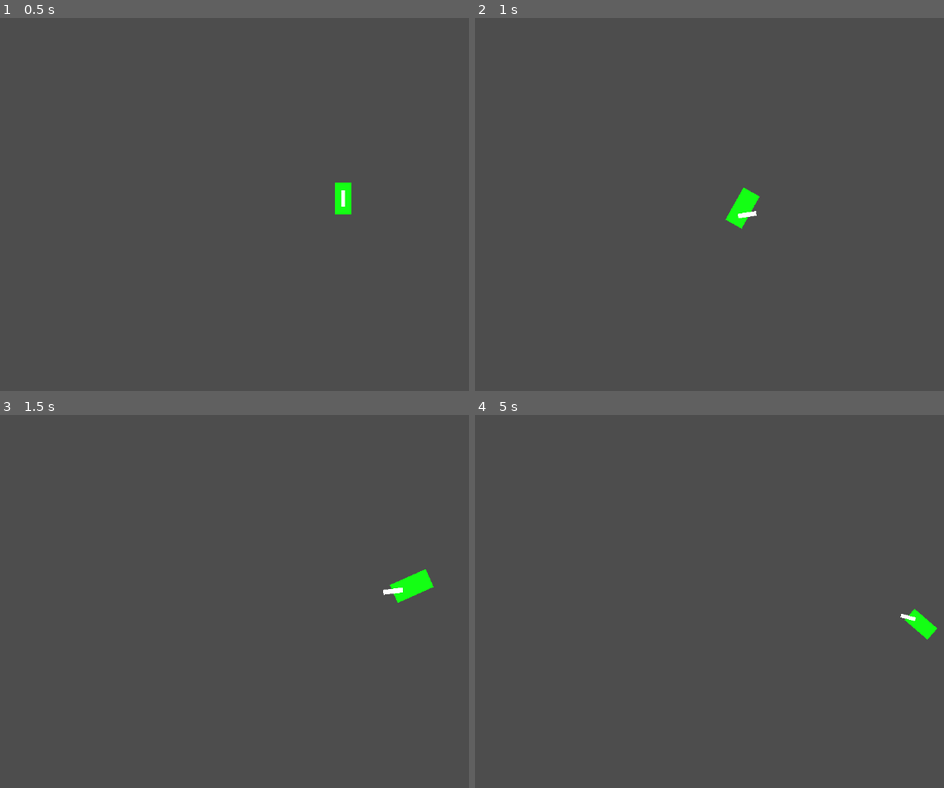
Above: before the commit, frames 1-4 (two rows, left to right).
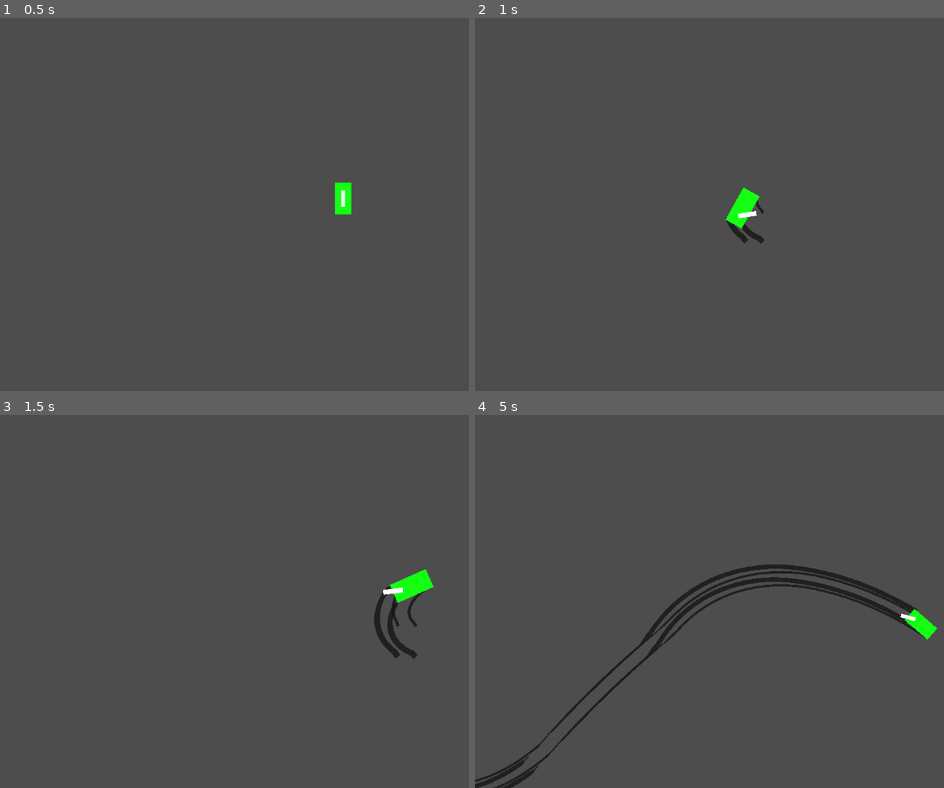
Above: after the commit, the same moments.

Repository: Denomycor/piratesoftware-16
Game: Godot game, scene res://assets/scenes/levels/arena.tscn
Same seed, same stepped clock (60 frames per second), same inputs: the game is played once before the commit and once after it. This scene is started directly instead of the project's main scene.
Inputs (mouse positions are in pixels of both pictures, inside the frame that each line leads up to):
- Up to frame 1 (0.5 s): no input
- Up to frame 2 (1 s): tap Enter at 0.5 s; move the mouse to (outside the picture) at 0.52 s; click (outside the picture) at 0.67 s
- Up to frame 3 (1.5 s): move the mouse to (206, 616) at 1.27 s; click (206, 616) at 1.42 s
- Up to frame 4 (5 s): move the mouse to (887, 511) at 2.02 s; click (887, 511) at 2.17 s; move the mouse to (784, 672) at 2.77 s; click (784, 672) at 2.92 s; move the mouse to (outside the picture) at 3.52 s; click (outside the picture) at 3.67 s; move the mouse to (611, 538) at 4.27 s; click (611, 538) at 4.42 s

Frame 1 is identical in both runs. In frame 2, 0.2% of the frame differs, in the area x 53-62%, y 48-61%; in frame 3, 0.5%; in frame 4, 3.0%, in the area x 0-98%, y 40-100%.

Commit message:
drift lines draft

Diff:
--- a/assets/scenes/car/car.tscn
+++ b/assets/scenes/car/car.tscn
@@ -1,8 +1,9 @@
-[gd_scene load_steps=6 format=3 uid="uid://drcpxeie725b"]
+[gd_scene load_steps=7 format=3 uid="uid://drcpxeie725b"]
 
 [ext_resource type="Script" path="res://assets/scripts/car/car.gd" id="1_nqiho"]
 [ext_resource type="PackedScene" uid="uid://cwf5k547vtn3f" path="res://assets/scenes/weapons/weapon.tscn" id="1_uckfq"]
 [ext_resource type="Script" path="res://assets/scripts/car/boom_arm.gd" id="3_g02g4"]
+[ext_resource type="Script" path="res://assets/scripts/wheel.gd" id="4_wkcph"]
 
 [sub_resource type="PhysicsMaterial" id="PhysicsMaterial_kt83k"]
 bounce = 0.1
@@ -39,3 +40,35 @@
 max_speed = 400.0
 
 [node name="Camera2D" type="Camera2D" parent="BoomArm"]
+
+[node name="Wheel" type="Node2D" parent="."]
+position = Vector2(9, -15)
+script = ExtResource("4_wkcph")
+max_width = 3.0
+point_duration = 8.0
+min_drift_strength = 30.0
+max_drift_strength = 100.0
+
+[node name="Wheel2" type="Node2D" parent="."]
+position = Vector2(-9, -15)
+script = ExtResource("4_wkcph")
+max_width = 3.0
+point_duration = 8.0
+min_drift_strength = 30.0
+max_drift_strength = 100.0
+
+[node name="Wheel3" type="Node2D" parent="."]
+position = Vector2(9, 16)
+script = ExtResource("4_wkcph")
+max_width = 6.0
+point_duration = 8.0
+min_drift_strength = 30.0
+max_drift_strength = 100.0
+
+[node name="Wheel4" type="Node2D" parent="."]
+position = Vector2(-9, 16)
+script = ExtResource("4_wkcph")
+max_width = 6.0
+point_duration = 8.0
+min_drift_strength = 30.0
+max_drift_strength = 100.0
--- /dev/null
+++ b/assets/scenes/car/drift_line.tscn
@@ -0,0 +1,12 @@
+[gd_scene load_steps=3 format=3 uid="uid://vnjfkg2hdmsq"]
+
+[ext_resource type="Script" path="res://assets/scripts/drift_line.gd" id="1_tw6y0"]
+
+[sub_resource type="Curve" id="Curve_eket1"]
+
+[node name="DriftLine" type="Line2D"]
+z_index = -1
+width = 1.0
+width_curve = SubResource("Curve_eket1")
+default_color = Color(0.0784314, 0.0784314, 0.0784314, 0.784314)
+script = ExtResource("1_tw6y0")
--- a/assets/scripts/car/car.gd
+++ b/assets/scripts/car/car.gd
@@ -32,4 +32,4 @@
 	apply_torque_impulse(perpendicular_component * torque_multiplier)
 
 func get_drift_strength() -> float:
-	return get_perpendicular_direction().dot(linear_velocity) * drift_friction_strength
+	return abs(get_perpendicular_direction().dot(linear_velocity) * drift_friction_strength)
--- a/assets/scripts/drift_line.gd
+++ b/assets/scripts/drift_line.gd
@@ -1,37 +1,49 @@
 class_name DriftLine extends Line2D
 
-@export var max_points: int = 1000
-@export var min_width: float = 1
-@export var max_width: float = 4
-@export var line_duration: float = 3
-@export var min_drift_strength: float = 10
-@export var max_drift_strength: float = 40
+var max_points: int
+var min_width: float
+var max_width: float
+var point_duration: float
+var min_drift_strength: float
+var max_drift_strength: float
 
-@onready var curve := Curve2D.new()
+var free_when_empty: bool = false
+
 @onready var width_points: Array[float]
+@onready var point_age: Array[float]
 
-func _physics_process(_delta):
-	draw_drift_line()
+func _process(delta: float):
+	for idx in point_age.size()-1:
+		point_age[idx] += delta
+		if point_age[idx] > point_duration:
+			remove_drift_point(idx)
+		idx += 1
 
-func draw_drift_line() -> void:
-	add_point(global_position)
-	width_points.append(get_point_width())
-	if curve.get_baked_points().size() > max_points:
-		remove_point(0)
-		width_points.pop_back()
-	points = curve.get_baked_points()
+	if get_point_count() > max_points:
+		remove_drift_point(0)
+
 	set_width_curve()
 
-func fade_drift_line() -> void:
-	set_physics_process(false)
-	var tween := get_tree().create_tween()
-	tween.tween_property(self,"modulate:a", 0, line_duration)
-	await  tween.finished
-	queue_free()
+	if points.size() == 0 and free_when_empty:
+		queue_free()
 
-func get_point_width() -> float:
-	var drift_strength :float = owner.get_drift_strength()
-	return clampf(lerpf(min_width,max_width,(drift_strength-min_drift_strength)/max_drift_strength),min_width,max_width)
+func set_params(max_drift_points: int, min_line_width: float, max_line_width: float, drift_point_duration: float, min_line_drift_strength: float, max_line_drift_strength: float) -> void:
+	max_points = max_drift_points
+	min_width = min_line_width
+	max_width = max_line_width
+	point_duration = drift_point_duration
+	min_drift_strength = min_line_drift_strength
+	max_drift_strength = max_line_drift_strength
+
+func remove_drift_point(idx: int) -> void:
+	width_points.remove_at.call_deferred(idx)
+	point_age.remove_at.call_deferred(idx)
+	remove_point.call_deferred(idx)
+
+func add_drift_point(pos: Vector2, w: float) -> void:
+	point_age.append(0.0)
+	width_points.append(w)
+	add_point(pos)
 
 func set_width_curve() -> void:
 	var temp_curve:= Curve.new()
--- /dev/null
+++ b/assets/scripts/wheel.gd
@@ -0,0 +1,39 @@
+class_name Wheel extends Node2D
+
+const DRIFT_LINE = preload("res://assets/scenes/car/drift_line.tscn")
+
+@export var max_points: int = 1000
+@export var min_width: float = 1
+@export var max_width: float = 4
+@export var point_duration: float = 3
+@export var min_drift_strength: float = 10
+@export var max_drift_strength: float = 40
+
+var drift_strength: float
+var drift_line: DriftLine
+var arena: Node2D
+
+func _ready():
+	create_drift_line()
+
+func _physics_process(_delta: float) -> void:
+	drift_strength = owner.get_drift_strength()
+
+func _process(_delta: float) -> void:
+	if drift_strength >= min_drift_strength:
+		if drift_line == null:
+			create_drift_line()
+		drift_line.add_drift_point(global_position, get_point_width())
+
+	if drift_strength < min_drift_strength:
+		if drift_line!=null:
+			drift_line.free_when_empty = true
+		drift_line = null
+
+func create_drift_line() -> void:
+	drift_line = DRIFT_LINE.instantiate()
+	drift_line.set_params(max_points, min_width, max_width, point_duration, min_drift_strength, max_drift_strength)
+	owner.get_parent().add_child.call_deferred(drift_line)
+
+func get_point_width() -> float:
+	return clampf(lerpf(min_width,max_width,(drift_strength-min_drift_strength)/max_drift_strength),min_width,max_width)
